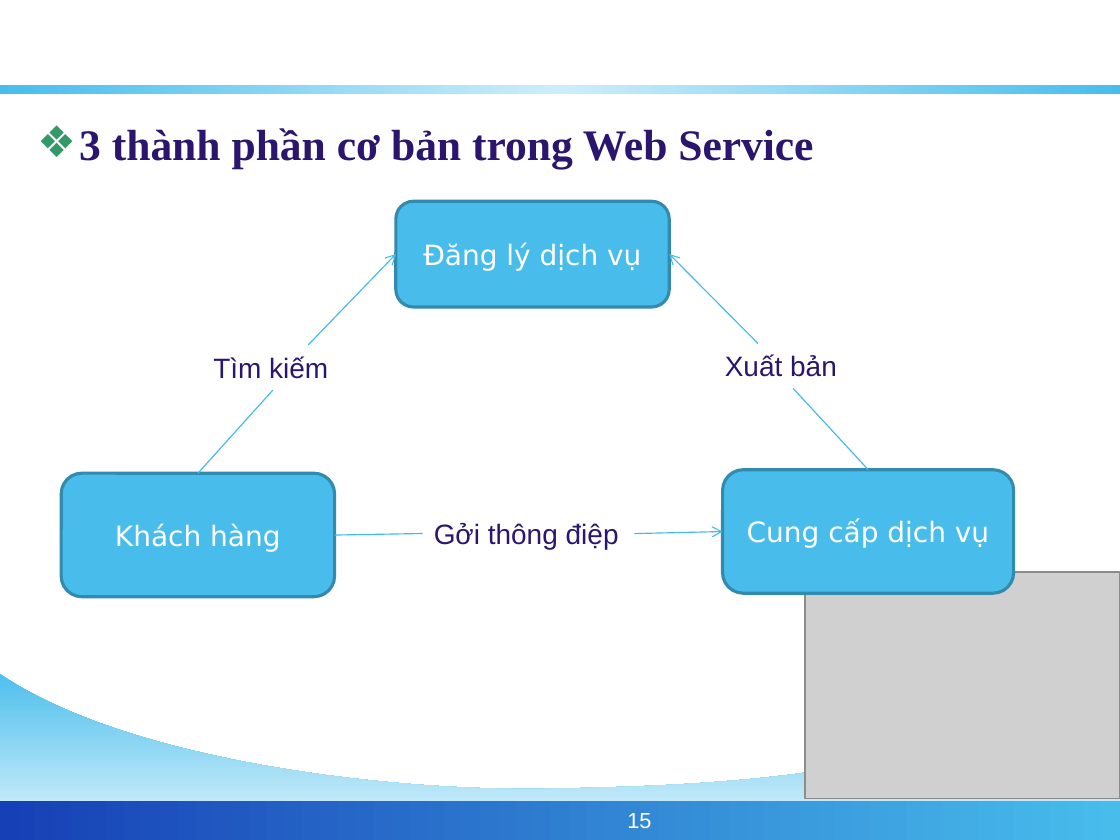
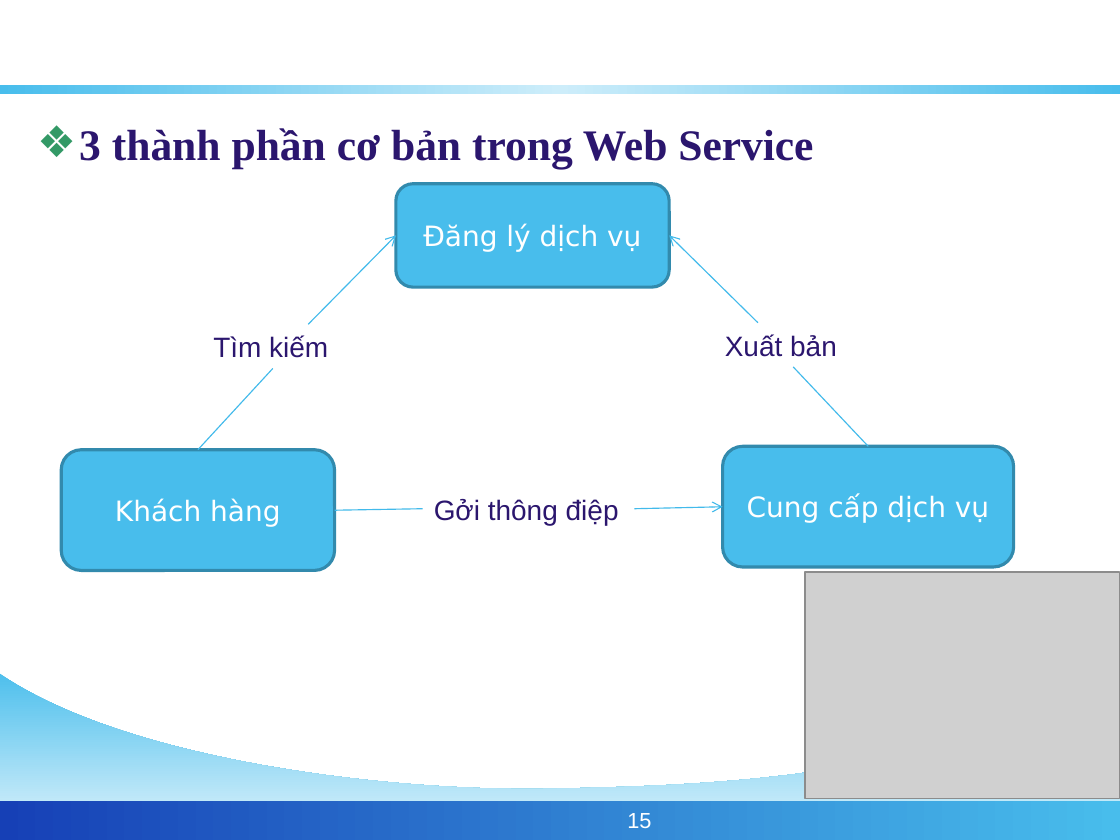
Before and after one commit to phamngsinh/cantho-webgis, a slide deck: slide 15 of Document/Bao Cao/BaoCaoLuanVan.ppt. Drawn at 1120x840 pixels with LibreOffice and Linux fonts; fonts in the diff are those of the drawing; grey boxes stand for pictures; background and template pictures are left out. Boxes give left, top, right and bottom in pixels: in the first picture for what was removed or moved away, otherwise in the second. Text is boxed around its words. In the diff, an @@ line names an element or a change of style, - is before the commit and + after.

```diff
--- a/Document/Bao Cao/BaoCaoLuanVan.ppt
+++ b/Document/Bao Cao/BaoCaoLuanVan.ppt
@@ 2 texts, 2 rounded rectangles, 2 arrows, 2 lines: place and size @@
-2 texts, 2 rounded rectangles, 2 arrows, 2 lines at bbox=[198, 202, 1014, 592]
+2 texts, 2 rounded rectangles, 2 arrows, 2 lines at bbox=[198, 184, 1014, 568]
@@ 1 text, 1 rounded rectangle, 1 line, 1 arrow: place and size @@
-1 text, 1 rounded rectangle, 1 line, 1 arrow at bbox=[62, 474, 722, 597]
+1 text, 1 rounded rectangle, 1 line, 1 arrow at bbox=[62, 450, 722, 571]
```
Also in this commit, not shown: 1 other slide changed, 1 other file.
